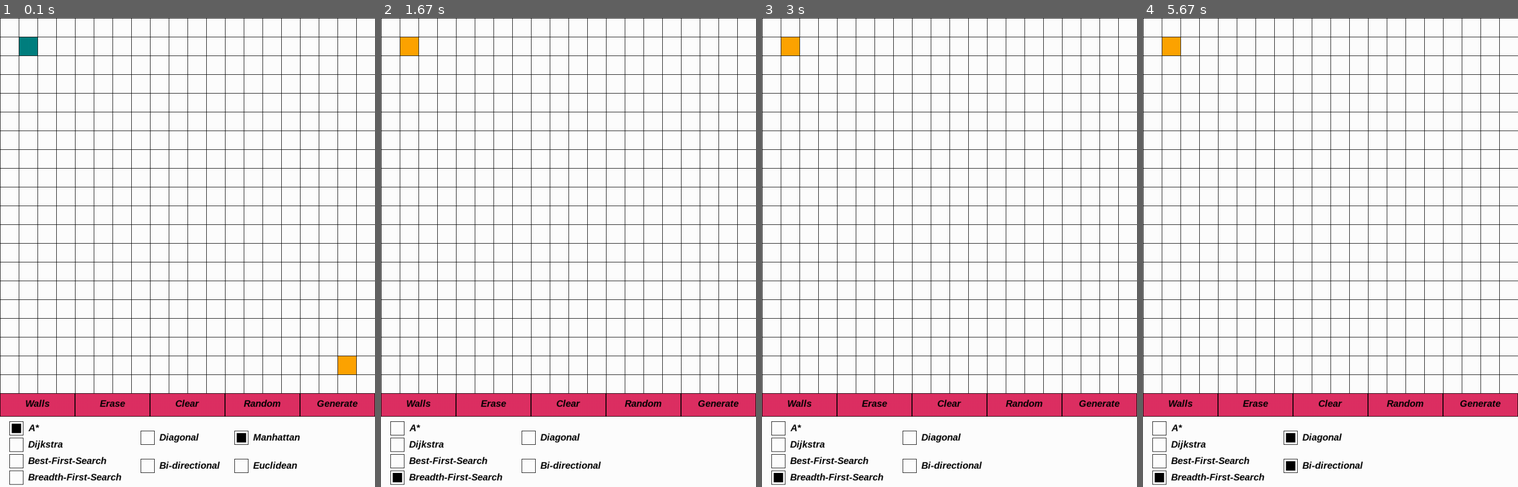
Above: before the commit, frames 1-4 (left to right).
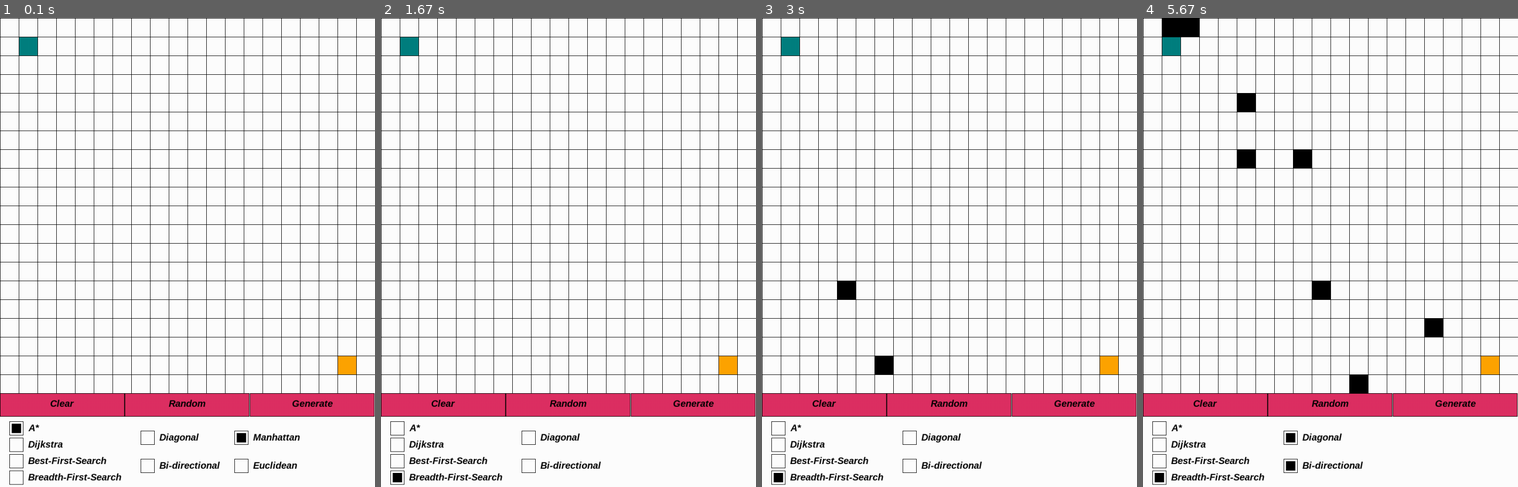
Above: after the commit, the same moments.

Repository: AllanMildzi/Pathfinder_pygame
Game: pygame game, started from main.py
The game is run twice, just before and just after one commit, with the same random seed, the same clock (stepped at 60 frames per second) and the same inputs.
Inputs (mouse positions are in pixels of both pictures, inside the frame that each line leads up to):
- Up to frame 1 (0.1 s): no input
- Up to frame 2 (1.67 s): press the mouse at (396, 477) at 0.37 s; move the mouse to (489, 435) at 0.47 s; release the mouse at (579, 393) at 0.6 s; click "Clear" at 0.72 s; click (411, 46) at 1.05 s; click "Generate" at 1.38 s
- Up to frame 3 (3 s): press the mouse at (908, 435) at 1.7 s; move the mouse to (893, 271) at 1.8 s; release the mouse at (878, 111) at 1.93 s; click (1107, 365) at 2.05 s; click "Random" at 2.38 s; press the mouse at (908, 435) at 2.7 s; move the mouse to (874, 360) at 2.8 s; release the mouse at (844, 285) at 2.93 s
- Up to frame 4 (5.67 s): press the mouse at (1398, 27) at 3.03 s; move the mouse to (1308, 55) at 3.13 s; release the mouse at (1218, 88) at 3.27 s; press the mouse at (1398, 27) at 3.37 s; move the mouse to (1394, 64) at 3.47 s; release the mouse at (1394, 97) at 3.6 s; press the mouse at (1289, 463) at 3.7 s; move the mouse to (1289, 430) at 3.8 s; release the mouse at (1289, 393) at 3.93 s; press the mouse at (1330, 402) at 4.03 s; move the mouse to (1326, 369) at 4.13 s; release the mouse at (1326, 332) at 4.27 s; press the mouse at (1323, 27) at 4.37 s; move the mouse to (1353, 210) at 4.47 s; release the mouse at (1383, 393) at 4.6 s; press the mouse at (1289, 435) at 4.7 s; move the mouse to (1364, 383) at 4.8 s; release the mouse at (1439, 332) at 4.93 s; press the mouse at (1173, 27) at 5.03 s; move the mouse to (1251, 158) at 5.13 s; release the mouse at (1330, 294) at 5.27 s; press the mouse at (1188, 27) at 5.37 s; move the mouse to (1248, 93) at 5.47 s; release the mouse at (1304, 163) at 5.6 s

The runs differ from the first frame. In frame 1, 0.6% of the frame differs, in the area x 6-100%, y 80-85%; in frame 2, 1.0%; in frame 3, 1.4%; in frame 4, 2.5%, in the area x 5-100%, y 0-85%.

Commit message:
Made possible to move both start and end node, made possible to place and remove walls directly on the board without pressing their respective button

Diff:
--- a/main.py
+++ b/main.py
@@ -40,16 +40,16 @@
     def __init__(self, x, text):
         self.x = x
         self.text = text
-        self.buttonRect = pygame.Rect(self.x, HEIGTH - 200, WIDTH / 5, 50)
+        self.buttons_rect = pygame.Rect(self.x, HEIGTH - 200, WIDTH / 3, 50)
         self.isPressed = False
 
     def draw(self, win):
-        pygame.draw.rect(win, BLACK, self.buttonRect, 1)
-        pygame.draw.rect(win, CERISE, (self.x + 1, HEIGTH - 199, WIDTH / 5 - 2, 48))
+        pygame.draw.rect(win, BLACK, self.buttons_rect, 1)
+        pygame.draw.rect(win, CERISE, (self.x + 1, HEIGTH - 199, WIDTH / 3 - 2, 48))
         if self.isPressed == True:
-            pygame.draw.rect(win, GREEN, (self.x + 1, HEIGTH - 199, WIDTH / 5 - 2, 48))
+            pygame.draw.rect(win, GREEN, (self.x + 1, HEIGTH - 199, WIDTH / 3 - 2, 48))
         text = font.render(self.text, 1, (0, 0, 0))
-        win.blit(text, (self.x + WIDTH / 10 - (text.get_width() / 2), HEIGTH - 190))
+        win.blit(text, (self.x + WIDTH / 6 - (text.get_width() / 2), HEIGTH - 190))
 
 
 
@@ -206,11 +206,7 @@
     run = True
 
     board = Board()
-    buttonsList = [Button(0, "Walls"),
-                   Button(WIDTH / 5, "Erase"),
-                   Button(WIDTH / 5 * 2, "Clear"),
-                   Button(WIDTH / 5 * 3, "Random"),
-                   Button(WIDTH / 5 * 4, "Generate")]
+    buttons_list = [Button(0, "Clear"), Button(WIDTH / 3, "Random"), Button(WIDTH / 3 * 2, "Generate")]
 
     algo_boxes = [CheckBox(20, HEIGTH - 140, "A*"),
                   CheckBox(20, HEIGTH - 105, "Dijkstra"),
@@ -228,7 +224,10 @@
     start = Node(None, (1, 1))
     end = Node(None, (board.rows - 2, board.columns - 2))
     path = None
-    can_move = False
+    can_move_start = False
+    can_move_end = False
+    can_place_walls = False
+    can_remove_walls = False
 
     while run:
         clock.tick(FPS)
@@ -247,10 +246,10 @@
                     board.columns += 1
                     end.position = (board.rows - 2, board.columns - 2)
                     board.update(board.rows, board.columns)
-            for button in buttonsList:
-                if event.type == pygame.MOUSEBUTTONDOWN and button.buttonRect.collidepoint(pygame.mouse.get_pos()):
+            for button in buttons_list:
+                if event.type == pygame.MOUSEBUTTONDOWN and button.buttons_rect.collidepoint(pygame.mouse.get_pos()):
                     if button.isPressed == False:
-                        for otherButtons in buttonsList:
+                        for otherButtons in buttons_list:
                             otherButtons.isPressed = False
                         button.isPressed = True
                     else:
@@ -281,7 +280,7 @@
         board.draw_board(win)
         start.draw(TEAL, start.get_node_rect(board.width))
         end.draw(ORANGE, end.get_node_rect(board.width))
-        for button in buttonsList:
+        for button in buttons_list:
             button.draw(win)
         for algo_box in algo_boxes:
             algo_box.draw()
@@ -297,52 +296,59 @@
                     heuristic = heuristic_box.text
         pygame.display.update()
 
-
         mouse_inputs = pygame.mouse.get_pressed()
 
         for row in range(board.rows):
             for col in range(board.columns):
                 rect = pygame.Rect(col * board.width +1, row * board.width +1, math.ceil(board.width -1), math.ceil(board.width -1))
-                if (mouse_inputs[0] and (start.get_node_rect(board.width).collidepoint(pygame.mouse.get_pos()) or
-                end.get_node_rect(board.width).collidepoint(pygame.mouse.get_pos()))):
-                    can_move = True
-                elif not mouse_inputs[0]:
-                    can_move = False
-
-                if can_move and rect.collidepoint(pygame.mouse.get_pos()):
+                if mouse_inputs[0]:
+                    if start.get_node_rect(board.width).collidepoint(pygame.mouse.get_pos()) and can_place_walls == False and can_remove_walls == False:
+                        can_move_start = True
+                    if end.get_node_rect(board.width).collidepoint(pygame.mouse.get_pos()) and can_place_walls == False and can_remove_walls == False:
+                        can_move_end = True
+                    if rect.collidepoint(pygame.mouse.get_pos()) and board.graph[row][col] == "empty" and can_remove_walls == False:
+                        can_place_walls = True
+                    if rect.collidepoint(pygame.mouse.get_pos()) and board.graph[row][col] == "wall" and can_place_walls == False:
+                        can_remove_walls = True
+                    if buttons_list[0].buttons_rect.collidepoint(pygame.mouse.get_pos()):
+                        board.clear_walls(row, col)
+                        buttons_list[0].isPressed = False
+                    if buttons_list[1].buttons_rect.collidepoint(pygame.mouse.get_pos()):
+                        board.clear_walls(row, col)
+                        buttons_list[1].isPressed = False
+                    if buttons_list[2].buttons_rect.collidepoint(pygame.mouse.get_pos()):
+                        if algorithm == "A*":
+                            path = a_star(board.graph,
+                                                board.width,
+                                                start,
+                                                end,
+                                                heuristic,
+                                                option_boxes[0].is_checked,
+                                                option_boxes[1].is_checked)
+
+                        elif algorithm == "Dijkstra":
+                            print("Test")
+                        buttons_list[2].isPressed = False
+                        break
+                else:
+                    can_move_start = False
+                    can_move_end = False
+                    can_place_walls = False
+                    can_remove_walls = False
+
+                if can_move_start and rect.collidepoint(pygame.mouse.get_pos()) and board.graph[row][col] == "empty":
                     start.position = (pygame.mouse.get_pos()[1] // int(board.width), pygame.mouse.get_pos()[0] // int(board.width))
+                elif can_move_end and rect.collidepoint(pygame.mouse.get_pos()) and board.graph[row][col] == "empty":
                     end.position = (pygame.mouse.get_pos()[1] // int(board.width), pygame.mouse.get_pos()[0] // int(board.width))
-                if mouse_inputs[0] and rect.collidepoint(pygame.mouse.get_pos()):
-                    if board.graph[row][col] == "empty" and buttonsList[0].isPressed:
-                        board.place_walls(row, col)
-                    if board.graph[row][col] == "wall" and buttonsList[1].isPressed:
-                        board.clear_walls(row, col)
-
-                if mouse_inputs[0] and buttonsList[2].buttonRect.collidepoint(pygame.mouse.get_pos()):
+                elif can_place_walls and rect.collidepoint(pygame.mouse.get_pos()):
+                    board.place_walls(row, col)
+                elif can_remove_walls and rect.collidepoint(pygame.mouse.get_pos()):
                     board.clear_walls(row, col)
-                    buttonsList[2].isPressed = False
-                if mouse_inputs[0] and buttonsList[3].buttonRect.collidepoint(pygame.mouse.get_pos()):
-                    board.clear_walls(row, col)
-                    buttonsList[3].isPressed = False
-                if mouse_inputs[0] and buttonsList[4].buttonRect.collidepoint(pygame.mouse.get_pos()):
-                    if algorithm == "A*":
-                        path = a_star(board.graph,
-                                            board.width,
-                                            start,
-                                            end,
-                                            heuristic,
-                                            option_boxes[0].is_checked,
-                                            option_boxes[1].is_checked)
-
-                    elif algorithm == "Dijkstra":
-                        print("Test")
-                    buttonsList[4].isPressed = False
-                    break
 
             if path != None:
                 run = False
                 draw_path(BLUE, path, board.width)
-                freeze(1000)
+                freeze(10000)
                 break
 
     pygame.quit()
